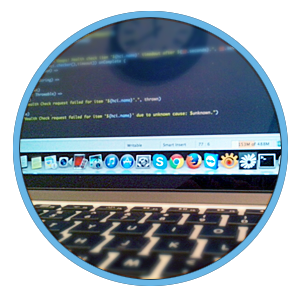
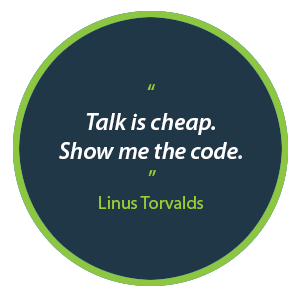
Two versions of the same layered image (300 x 300). Layer-by-layer changes:
added layer "“ Talk is cheap. Show me the code. ” Linus Torvalds" in group "OggMini" over <box>59,84,242,209</box>
hid "Layer 5", opacity 100% → 50%, painted on it over <box>21,19,280,278</box>
painted on "Layer 3" over <box>13,11,288,286</box>
hid group "Group 2" (6 layers) over <box>20,18,281,279</box>
